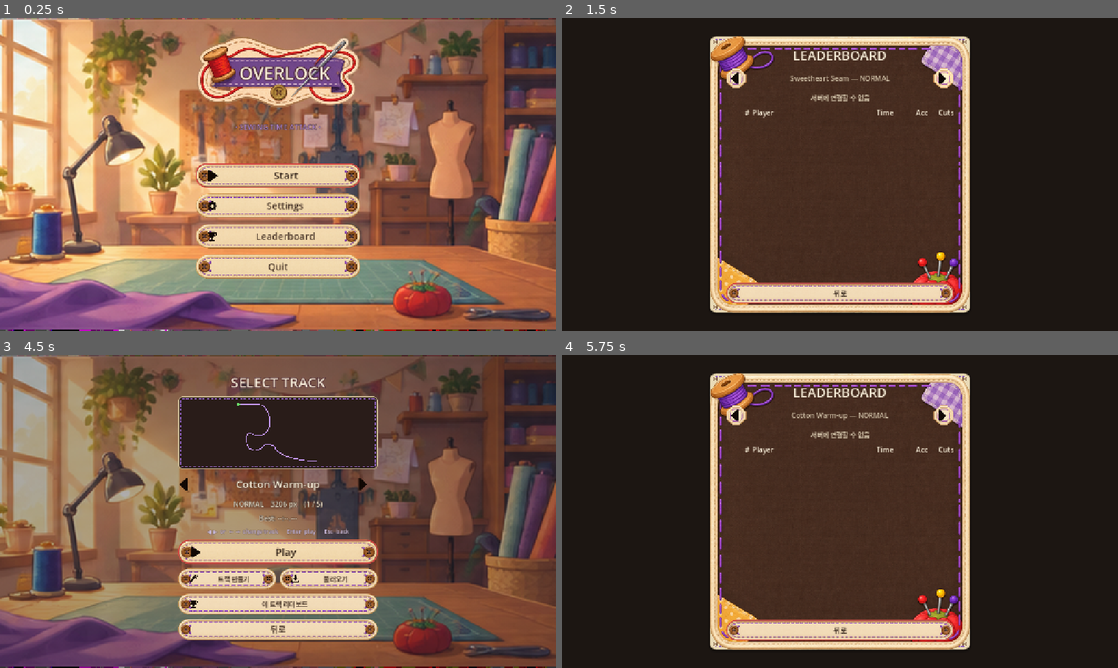
Above: before the commit, frames 1-4 (two rows, left to right).
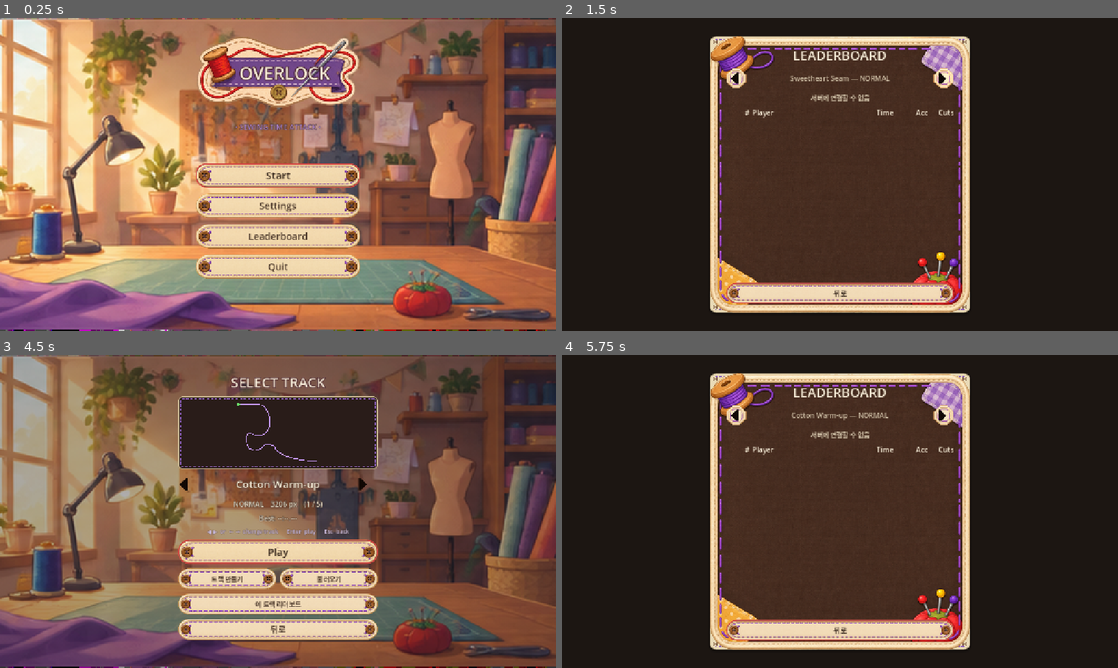
Above: after the commit, the same moments.

Repository: bnbong/Overlock
Game: Godot game, scene res://scenes/Main.tscn
Same seed, same stepped clock (60 frames per second), same inputs: the game is played once before the commit and once after it.
Inputs (mouse positions are in pixels of both pictures, inside the frame that each line leads up to):
- Up to frame 1 (0.25 s): no input
- Up to frame 2 (1.5 s): click "Leaderboard" at 0.5 s; click (945, 77) at 1.25 s
- Up to frame 3 (4.5 s): click (383, 414) at 2 s; click (172, 414) at 2.75 s; click "뒤로" at 3.5 s; click "Start" at 4.25 s
- Up to frame 4 (5.75 s): click "이 트랙 리더보드" at 5 s

The runs differ from the first frame. In frame 1, 0.5% of the frame differs, in the area x 37-57%, y 48-72%; in frame 2, nothing differs; in frame 3, 0.5%; in frame 4, nothing differs.

Commit message:
fix: fix sweat bugs, YAGNI codes

Diff:
--- a/game/scripts/autoload/AudioManager.gd
+++ b/game/scripts/autoload/AudioManager.gd
@@ -188,21 +188,6 @@
 		_tick_player.stop()
 
 
-# --- 볼륨 API (선형 0..1) ---
-
-
-func set_master_volume(linear: float) -> void:
-	_set_bus_volume(BUS_MASTER, linear)
-
-
-func set_bgm_volume(linear: float) -> void:
-	_set_bus_volume(BUS_BGM, linear)
-
-
-func set_sfx_volume(linear: float) -> void:
-	_set_bus_volume(BUS_SFX, linear)
-
-
 # --- 내부 구현 ---
 
 
@@ -221,18 +206,6 @@
 	AudioServer.add_bus(idx)
 	AudioServer.set_bus_name(idx, bus_name)
 	AudioServer.set_bus_send(idx, BUS_MASTER)
-
-
-func _set_bus_volume(bus_name: String, linear: float) -> void:
-	var idx: int = AudioServer.get_bus_index(bus_name)
-	if idx == -1:
-		return
-	var clamped: float = clampf(linear, 0.0, 1.0)
-	if clamped <= 0.001:
-		AudioServer.set_bus_mute(idx, true)
-		return
-	AudioServer.set_bus_mute(idx, false)
-	AudioServer.set_bus_volume_db(idx, linear_to_db(clamped))
 
 
 func _load_streams() -> void:
--- a/game/scripts/autoload/TrackLoader.gd
+++ b/game/scripts/autoload/TrackLoader.gd
@@ -29,14 +29,6 @@
 		return _manifest
 	_manifest = _load_manifest()
 	return _manifest
-
-
-## 트랙 id 목록만 순서대로 반환한다(편의 API).
-func track_ids() -> PackedStringArray:
-	var ids: PackedStringArray = PackedStringArray()
-	for entry in list_tracks():
-		ids.append(str(entry.get("track_id", "")))
-	return ids
 
 
 func _load_manifest() -> Array:
--- a/game/scripts/editor/DrawCanvas.gd
+++ b/game/scripts/editor/DrawCanvas.gd
@@ -51,7 +51,6 @@
 
 # TrackEditor가 밀어 넣는 표시 데이터.
 var _centerline: PackedVector2Array = PackedVector2Array()
-var _perfect: float = 18.0
 var _safe: float = 42.0
 var _fail: float = 90.0
 var _curv_viol: Array = []
@@ -71,9 +70,8 @@
 
 
 ## 중심선/폭 갱신(스트로크·편집 후 TrackEditor가 호출).
-func set_track(centerline: PackedVector2Array, perfect: float, safe: float, fail: float) -> void:
+func set_track(centerline: PackedVector2Array, safe: float, fail: float) -> void:
 	_centerline = centerline
-	_perfect = perfect
 	_safe = safe
 	_fail = fail
 	queue_redraw()
@@ -93,25 +91,6 @@
 
 func set_mode(m: int) -> void:
 	mode = m
-
-
-## 중심선 전체가 화면에 들어오도록 뷰(zoom/pan)를 맞춘다(불러오기/재편집 시).
-func fit_to_content() -> void:
-	if _centerline.size() < 2:
-		_reset_view()
-		return
-	var mn: Vector2 = _centerline[0]
-	var mx: Vector2 = _centerline[0]
-	for p in _centerline:
-		mn = mn.min(p)
-		mx = mx.max(p)
-	var span: Vector2 = (mx - mn).max(Vector2(1.0, 1.0))
-	var pad: float = 120.0
-	var z: float = minf((size.x - pad) / span.x, (size.y - pad) / span.y)
-	_zoom = clampf(z, ZOOM_MIN, ZOOM_MAX)
-	_pan = size * 0.5 - (mn + mx) * 0.5 * _zoom
-	_view_inited = true
-	queue_redraw()
 
 
 func _reset_view() -> void:
--- a/game/scripts/editor/TrackEditor.gd
+++ b/game/scripts/editor/TrackEditor.gd
@@ -28,7 +28,6 @@
 const FABRICS: Array = ["cotton", "denim", "silk", "knit", "wool"]
 
 const OK_COLOR: Color = Color(0.45, 0.92, 0.55, 1.0)
-const WARN_COLOR: Color = Color(0.98, 0.72, 0.35, 1.0)
 const FAIL_COLOR: Color = Color(0.92, 0.42, 0.42, 1.0)
 const NEUTRAL_COLOR: Color = Color(0.968, 0.929, 0.847, 1.0)
 
@@ -400,7 +399,7 @@
 
 func _refresh_widths() -> void:
 	var p: Dictionary = _preset()
-	_canvas.set_track(_centerline, p["perfect"], p["safe"], p["fail"])
+	_canvas.set_track(_centerline, p["safe"], p["fail"])
 
 
 func _current_length() -> float:
--- a/game/scripts/presentation/BackgroundFace.gd
+++ b/game/scripts/presentation/BackgroundFace.gd
@@ -50,6 +50,13 @@
 const FOCUS_THRESHOLD: float = 0.5
 ## 상태 전환 크로스페이드 지속(초).
 const FACE_FADE_DUR: float = 0.2
+## 땀방울 페이드 아웃 속도(1/s). 감속·위험 해소로 긴장이 내려가면 땀이 이 속도로
+## 부드럽게 옅어진다(급소멸 방지). 상승은 즉시(위험/속도 발한 즉응·회귀 방지)라 비대칭.
+const SWEAT_FALL_RATE: float = 1.8
+## 땀 알파 페이드 무릎값. _sweat이 이 값 이상이면 완전 불투명, 이하로 내려가며 옅어진다.
+## 0.25로 두면 2단(focus=0.25) 이상 정상 주행의 땀 표시는 불변이고, 최소 속도로 내려가는
+## 전이 구간에서만 알파가 자연스럽게 빠진다.
+const SWEAT_FADE_KNEE: float = 0.25
 
 ## 눈 앵커 중점(캔버스 텍셀 640,248)의 오버레이 텍스처 대비 비율. eyes_scale 피벗.
 ## 눈동자 좌 (454,248)·우 (826,248)의 중점 = (640,248), 텍스처 1280×720 기준.
@@ -110,6 +117,10 @@
 @export var expr_sweat_frac: Vector2 = Vector2(0.69, 0.375)  # (레거시 절차 폴백 전용)
 
 var _tension: float = 0.0  # 0..1 (부상>고위험>속도 집중 통합 강도)
+## 땀방울 표시 강도(0..1). _tension을 목표로 상승은 즉시·하강만 부드럽게 추종해 감속/위험
+## 해소 시 땀이 급소멸하지 않고 짧게 페이드 아웃하게 한다. 눈·표정 상태(_state/_fade_*)는
+## 그대로 _tension이 구동하고, 이 값은 땀 스프라이트 표시에만 쓴다. _process에서 매 프레임 갱신.
+var _sweat: float = 0.0
 var _stunned: bool = false
 var _steer: float = 0.0
 var _steer_target: float = 0.0
@@ -165,6 +176,16 @@
 	# 상태 전환 크로스페이드 진행(스왑/오버레이 모드에서만 시각 효과).
 	if _fade_t < 1.0:
 		_fade_t = minf(_fade_t + delta / FACE_FADE_DUR, 1.0)
+		need_redraw = true
+	# 땀 강도 추종: 상승은 즉시(위험/속도 발한 즉응·회귀 방지), 하강만 부드럽게(페이드 아웃).
+	# 부상 중엔 목표 0(땀 억제)이며, 그리기 게이트가 _stunned를 별도로 막아 즉시 사라진다.
+	var sweat_target: float = 0.0 if _stunned else _tension
+	var prev_sweat: float = _sweat
+	if sweat_target >= _sweat:
+		_sweat = sweat_target
+	else:
+		_sweat = move_toward(_sweat, sweat_target, SWEAT_FALL_RATE * delta)
+	if absf(_sweat - prev_sweat) > 0.0005:
 		need_redraw = true
 	if need_redraw:
 		queue_redraw()
@@ -238,9 +259,9 @@
 			draw_texture_rect(to_ov, eye_rect, false, Color(1.0, 1.0, 1.0, _fade_t))
 	elif to_ov != null:
 		draw_texture_rect(to_ov, eye_rect, false)
-	# 집중 땀방울(부상 제외). 눈 오버레이 rect 기준이라 눈을 따라 이동한다. 긴장 강도에
-	# 비례해 커지고 고집중에선 둘째 방울 추가.
-	if not _stunned and _tension > 0.04:
+	# 집중 땀방울(부상 제외). 눈 오버레이 rect 기준이라 눈을 따라 이동한다. 땀 강도(_sweat)에
+	# 비례해 커지고 고집중에선 둘째 방울 추가. _sweat은 하강만 부드러워 감속 시 페이드 아웃한다.
+	if not _stunned and _sweat > 0.01:
 		_draw_sweat_sprite(eye_rect)
 
 
@@ -263,28 +284,31 @@
 ## 그린다. eye_rect가 eyes_offset_y·eyes_scale을 이미 반영하므로 눈을 옮기거나 키우면
 ## 땀도 자동으로 따라온다(구 독립 face_rect 앵커 폐기). 크기·둘째 방울 간격은 눈 스케일
 ## (eyes_scale)에 비례시켜 눈과 함께 축척된다. sweat_texture가 없으면 절차적 _draw_drop
-## 폴백. 긴장 강도로 크기 변조.
+## 폴백. 땀 강도(_sweat)로 크기·알파 변조(하강만 부드러워 감속 시 페이드 아웃).
 func _draw_sweat_sprite(eye_rect: Rect2) -> void:
 	var base: Vector2 = eye_rect.position + EYE_SWEAT_FRAC * eye_rect.size
 	# 방울 축척: 얼굴 배치 축척 × 눈 스케일(눈과 동일 체계라 눈이 작아지면 땀도 작아진다).
 	var spr: float = _ovl_scale * eyes_scale
+	# 소멸 직전 알파 페이드(급소멸 방지). SWEAT_FADE_KNEE 이상은 완전 불투명이라 정상
+	# 주행의 땀 표시는 불변이고, 그 아래로 내려가는 전이 구간에서만 자연스럽게 옅어진다.
+	var fade: float = smoothstep(0.0, SWEAT_FADE_KNEE, _sweat)
 	if sweat_texture == null:
-		_draw_drop(base, lerpf(4.0, 9.0, _tension) * spr)
-		if _tension > 0.55:
-			_draw_drop(base + Vector2(-16.0, 20.0) * spr, lerpf(2.0, 6.0, _tension) * spr)
+		_draw_drop(base, lerpf(4.0, 9.0, _sweat) * spr, fade)
+		if _sweat > 0.55:
+			_draw_drop(base + Vector2(-16.0, 20.0) * spr, lerpf(2.0, 6.0, _sweat) * spr, fade)
 		return
-	var scl: float = spr * sweat_scale * lerpf(0.85, 1.35, _tension)
+	var scl: float = spr * sweat_scale * lerpf(0.85, 1.35, _sweat)
 	var tsize: Vector2 = Vector2(sweat_texture.get_width(), sweat_texture.get_height()) * scl
 	# 물방울 위쪽 꼬리를 앵커에 맞추고 아래로 늘어지게(가로 중앙 정렬).
 	var pos: Vector2 = base - Vector2(tsize.x * 0.5, tsize.y * 0.15)
-	draw_texture_rect(sweat_texture, Rect2(pos, tsize), false)
-	if _tension > 0.55:
+	draw_texture_rect(sweat_texture, Rect2(pos, tsize), false, Color(1.0, 1.0, 1.0, fade))
+	if _sweat > 0.55:
 		var scl2: float = scl * 0.62
 		var tsize2: Vector2 = Vector2(sweat_texture.get_width(), sweat_texture.get_height()) * scl2
 		var pos2: Vector2 = (
 			base + Vector2(-16.0, 24.0) * spr - Vector2(tsize2.x * 0.5, tsize2.y * 0.15)
 		)
-		draw_texture_rect(sweat_texture, Rect2(pos2, tsize2), false)
+		draw_texture_rect(sweat_texture, Rect2(pos2, tsize2), false, Color(1.0, 1.0, 1.0, fade))
 
 
 ## 전체-얼굴 텍스처 스왑(레거시): 상태별 얼굴 텍스처를 크로스페이드로 그린다(눈 영역만
@@ -392,9 +416,11 @@
 		_draw_drop(base + Vector2(-16.0, 20.0) * _ovl_scale, lerpf(2.0, 6.0, _tension) * _ovl_scale)
 
 
-func _draw_drop(center: Vector2, r: float) -> void:
-	# 물방울: 아래 원 + 위 삼각 꼬리.
-	draw_circle(center, r, SWEAT_FILL)
+func _draw_drop(center: Vector2, r: float, alpha: float = 1.0) -> void:
+	# 물방울: 아래 원 + 위 삼각 꼬리. alpha로 페이드(레거시 절차 폴백은 기본 1.0라 불변).
+	var fill: Color = Color(SWEAT_FILL.r, SWEAT_FILL.g, SWEAT_FILL.b, SWEAT_FILL.a * alpha)
+	var hi: Color = Color(SWEAT_HI.r, SWEAT_HI.g, SWEAT_HI.b, SWEAT_HI.a * alpha)
+	draw_circle(center, r, fill)
 	var tail: PackedVector2Array = PackedVector2Array(
 		[
 			center + Vector2(-r * 0.75, -r * 0.2),
@@ -402,8 +428,8 @@
 			center + Vector2(0.0, -r * 2.1),
 		]
 	)
-	draw_colored_polygon(tail, SWEAT_FILL)
-	draw_circle(center + Vector2(-r * 0.35, -r * 0.35), r * 0.35, SWEAT_HI)
+	draw_colored_polygon(tail, fill)
+	draw_circle(center + Vector2(-r * 0.35, -r * 0.35), r * 0.35, hi)
 
 
 # --- 폴백(텍스처 미지정): 1차 도형 얼굴(원안 그대로 보존, face_rect 기준) ---
--- a/game/scripts/presentation/StitchTrail.gd
+++ b/game/scripts/presentation/StitchTrail.gd
@@ -38,12 +38,6 @@
 	return _full_points
 
 
-func clear_trail() -> void:
-	_points = PackedVector2Array()
-	_full_points = PackedVector2Array()
-	queue_redraw()
-
-
 func _draw() -> void:
 	var count: int = _points.size()
 	if count < 2:
--- a/game/scripts/ui/MainMenu.gd
+++ b/game/scripts/ui/MainMenu.gd
@@ -37,9 +37,7 @@
 		return
 	for b in [_start_button, _settings_button, _leaderboard_button, _quit_button]:
 		UiSkin.skin_button(b, "large")
-	UiSkin.set_icon(_start_button, "play", 28)
-	UiSkin.set_icon(_settings_button, "gear", 26)
-	UiSkin.set_icon(_leaderboard_button, "trophy", 26)
+
 
 
 func _on_start_pressed() -> void:
--- a/game/scripts/ui/SewingSkin.gd
+++ b/game/scripts/ui/SewingSkin.gd
@@ -16,7 +16,6 @@
 const INK: Color = Color(0.278, 0.203, 0.153)  # 짙은 갈색 글/선
 const INK_SOFT: Color = Color(0.435, 0.337, 0.267)  # 보조 글/선
 const THREAD_PURPLE: Color = Color(0.553, 0.384, 0.725)  # 실 보라(주 박음질)
-const THREAD_RED: Color = Color(0.831, 0.278, 0.263)  # 실 빨강 포인트
 const CREAM: Color = Color(0.968, 0.929, 0.847)  # 어두운 배경 위 밝은 글
 const KNOT: Color = Color(0.478, 0.333, 0.243)  # 단추/매듭 갈색
 const SHADOW: Color = Color(0.0, 0.0, 0.0, 0.26)
--- a/game/scripts/ui/TrackSelectScreen.gd
+++ b/game/scripts/ui/TrackSelectScreen.gd
@@ -81,15 +81,10 @@
 			_skin_button(b)
 		return
 	UiSkin.skin_button(_play_button, "large")
-	UiSkin.set_icon(_play_button, "play", 28)
 	_play_button.text = "Play"
 	UiSkin.skin_button(_back_button, "small")
 	for b in [_create_button, _import_button, _delete_button, _leaderboard_button]:
 		UiSkin.skin_button(b, "small", 15)
-	UiSkin.set_icon(_create_button, "needle", 22)
-	UiSkin.set_icon(_import_button, "download", 22)
-	UiSkin.set_icon(_delete_button, "trash", 22)
-	UiSkin.set_icon(_leaderboard_button, "trophy", 22)
 	# 트랙 변경 화살표: 정사각 단추 바탕을 제거하고 화살표 아이콘만 남긴다(투명 히트 영역
 	# 48x48 유지, hover/pressed는 아이콘 틴트). focus_mode는 씬에서 0(순환 제외)이라 그대로.
 	for b in [_prev_button, _next_button]:
Binary file added: game/assets/gfx/overlock_logo.png
Not shown, changed: .gitignore
Not shown, changed: README.md
Not shown, changed: server/README.md
Not shown, changed: server/app/seed.py
Not shown, changed: tools/audio_placeholder/gen_audio.py
